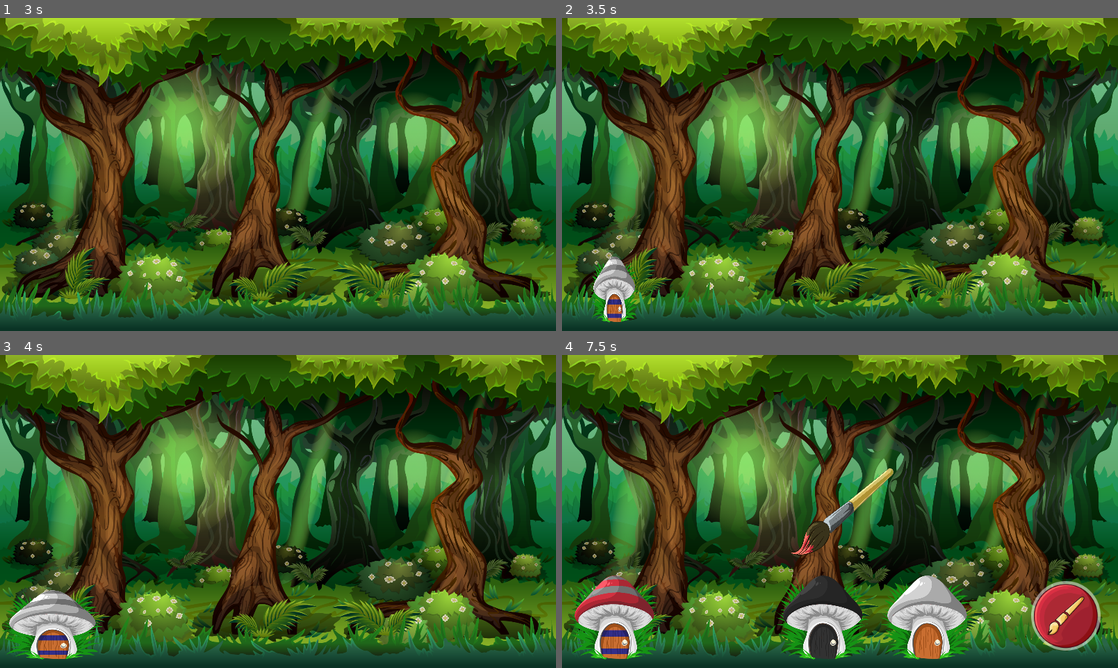
Above: before the commit, frames 1-4 (two rows, left to right).
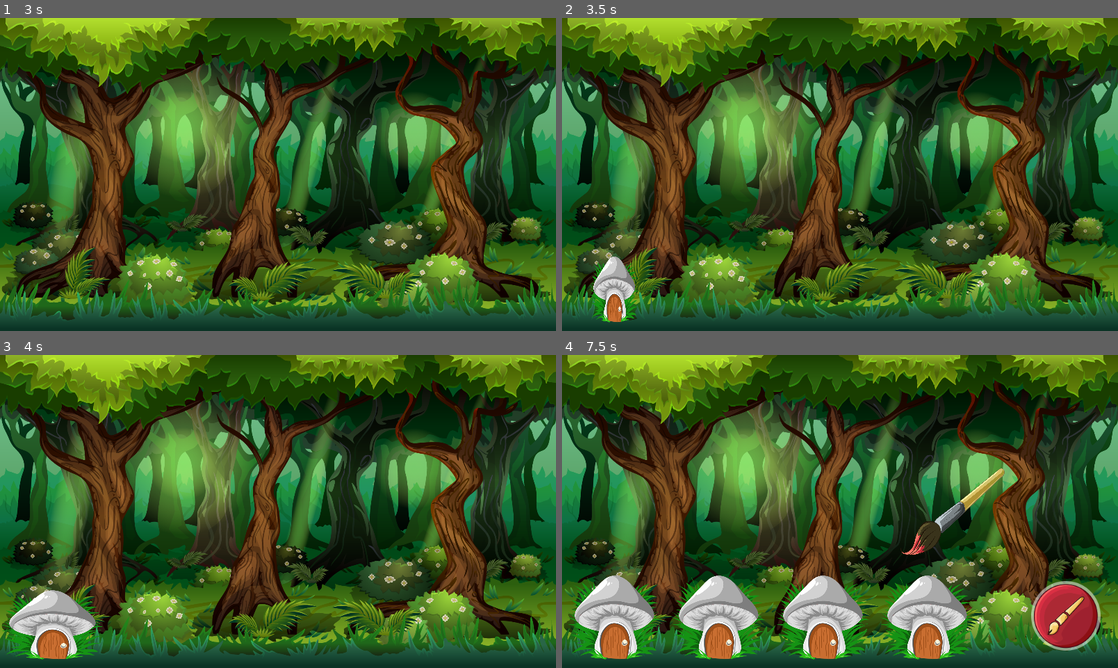
Above: after the commit, the same moments.

Repository: kosinaz/divergica
Game: Godot game, scene res://scenes/home.tscn
Same seed, same stepped clock (60 frames per second), same inputs: the game is played once before the commit and once after it.
Inputs (mouse positions are in pixels of both pictures, inside the frame that each line leads up to):
- Up to frame 1 (3 s): click (278, 265) at 0.5 s; click (278, 265) at 1.25 s; click (139, 102) at 2 s; tap Enter at 2.75 s
- Up to frame 2 (3.5 s): no input
- Up to frame 3 (4 s): no input
- Up to frame 4 (7.5 s): click (1067, 614) at 7.25 s

Frame 1 is identical in both runs. In frame 2, 0.2% of the frame differs, in the area x 6-13%, y 76-96%; in frame 3, 0.4%; in frame 4, 7.2%, in the area x 2-80%, y 36-98%.

Commit message:
add timed brush movement

Diff:
--- a/divergica/scenes/level1.gd
+++ b/divergica/scenes/level1.gd
@@ -13,37 +13,45 @@
 
 func _start_round():
 	$"PaintButton".show()
+	$"FollowTimer".start()
 	$"BrushAnimationPlayer".play("0to1")
-	current_mushroom = 0
+	current_mushroom = -1
 
 func _on_paint_button_pressed():
-	if current_mushroom > 3:
+	if $"FollowTimer".time_left < 0.5 or current_mushroom == -1:
+		$"Brush".get_node("Error").play()
 		return
 	var mushroom_name = $"Mushrooms".get_child(current_mushroom).name
 	if mushroom_name.begins_with("Black"):
 		$"Brush".get_node("Error").play()
-		current_mushroom += 1
 		return
 	$"Brush".get_child(notes[current_mushroom]).play()
 	if mushroom_name.begins_with("Striped"):
-		print($"Mushrooms".get_child(current_mushroom).get_node("AnimatedSprite").animation)
 		if $"Mushrooms".get_child(current_mushroom).get_node("AnimatedSprite").animation == "once":
-			print("yes")
 			$"Mushrooms".get_child(current_mushroom).get_node("AnimatedSprite").play("twice")
-			current_mushroom += 2
 		else:
 			$"Mushrooms".get_child(current_mushroom).get_node("AnimatedSprite").play("once")
 	if mushroom_name.begins_with("White"):
 		$"Mushrooms".get_child(current_mushroom).get_node("AnimatedSprite").play("painted")
-		current_mushroom += 1
-	print(current_mushroom)
 
-func _on_timer_timeout():
+func _on_lead_timer_timeout():
 	if current_mushroom > 3:
-		$"Timer".stop()
+		$"LeadTimer".stop()
 		_start_round()
 		return
 	if not $"Mushrooms".get_child(current_mushroom).name.begins_with("None"):
 		$"MushroomSounds".get_child(notes[current_mushroom]).play()
 		$"Mushrooms".get_child(current_mushroom).get_node("AnimationPlayer").play("default")
 	current_mushroom += 1
+
+func _on_follow_timer_timeout():
+	current_mushroom += 1
+	if current_mushroom == 0:
+		$"BrushAnimationPlayer".play("1to2")
+	if current_mushroom == 1:
+		$"BrushAnimationPlayer".play("2to3")
+	if current_mushroom == 2:
+		$"BrushAnimationPlayer".play("3to4")
+	if current_mushroom > 3:
+		$"FollowTimer".stop()
+		$"PaintButton".hide()
--- a/divergica/scenes/level1.tscn
+++ b/divergica/scenes/level1.tscn
@@ -13,10 +13,7 @@
 [ext_resource path="res://assets/e2.mp3" type="AudioStream" id=11]
 [ext_resource path="res://assets/d2.mp3" type="AudioStream" id=12]
 [ext_resource path="res://assets/f2.mp3" type="AudioStream" id=13]
-[ext_resource path="res://scenes/mushroom_black.tscn" type="PackedScene" id=14]
-[ext_resource path="res://scenes/mushroom_striped.tscn" type="PackedScene" id=15]
 [ext_resource path="res://assets/error.mp3" type="AudioStream" id=16]
-[ext_resource path="res://scenes/mushroom_none.tscn" type="PackedScene" id=17]
 
 [sub_resource type="Animation" id=7]
 resource_name = "0to1"
@@ -27,7 +24,7 @@
 tracks/0/imported = false
 tracks/0/enabled = true
 tracks/0/keys = {
-"times": PoolRealArray( 0, 0.4, 0.8 ),
+"times": PoolRealArray( 0, 0.5, 1 ),
 "transitions": PoolRealArray( 2, 0.5, 1 ),
 "update": 0,
 "values": [ 1152.0, 576.0, 192.0 ]
@@ -39,7 +36,7 @@
 tracks/1/imported = false
 tracks/1/enabled = true
 tracks/1/keys = {
-"times": PoolRealArray( 0, 0.4, 0.8 ),
+"times": PoolRealArray( 0, 0.5, 1 ),
 "transitions": PoolRealArray( 0.5, 2, 1 ),
 "update": 0,
 "values": [ 320.0, 288.0, 320.0 ]
@@ -54,7 +51,7 @@
 tracks/0/imported = false
 tracks/0/enabled = true
 tracks/0/keys = {
-"times": PoolRealArray( 0, 0.4, 0.8 ),
+"times": PoolRealArray( 0.4, 0.7, 1 ),
 "transitions": PoolRealArray( 2, 0.5, 1 ),
 "update": 0,
 "values": [ 192.0, 288.0, 384.0 ]
@@ -66,7 +63,7 @@
 tracks/1/imported = false
 tracks/1/enabled = true
 tracks/1/keys = {
-"times": PoolRealArray( 0, 0.4, 0.8 ),
+"times": PoolRealArray( 0.4, 0.7, 1 ),
 "transitions": PoolRealArray( 0.5, 2, 1 ),
 "update": 0,
 "values": [ 320.0, 288.0, 320.0 ]
@@ -81,7 +78,7 @@
 tracks/0/imported = false
 tracks/0/enabled = true
 tracks/0/keys = {
-"times": PoolRealArray( 0, 0.4, 0.8 ),
+"times": PoolRealArray( 0, 0.3, 0.6 ),
 "transitions": PoolRealArray( 2, 0.5, 1 ),
 "update": 0,
 "values": [ 192.0, 384.0, 576.0 ]
@@ -93,7 +90,7 @@
 tracks/1/imported = false
 tracks/1/enabled = true
 tracks/1/keys = {
-"times": PoolRealArray( 0, 0.4, 0.8 ),
+"times": PoolRealArray( 0, 0.3, 0.6 ),
 "transitions": PoolRealArray( 0.5, 2, 1 ),
 "update": 0,
 "values": [ 320.0, 288.0, 320.0 ]
@@ -108,7 +105,7 @@
 tracks/0/imported = false
 tracks/0/enabled = true
 tracks/0/keys = {
-"times": PoolRealArray( 0, 0.4, 0.8 ),
+"times": PoolRealArray( 0.4, 0.7, 1 ),
 "transitions": PoolRealArray( 2, 0.5, 1 ),
 "update": 0,
 "values": [ 384.0, 480.0, 576.0 ]
@@ -120,7 +117,7 @@
 tracks/1/imported = false
 tracks/1/enabled = true
 tracks/1/keys = {
-"times": PoolRealArray( 0, 0.4, 0.8 ),
+"times": PoolRealArray( 0.4, 0.7, 1 ),
 "transitions": PoolRealArray( 0.5, 2, 1 ),
 "update": 0,
 "values": [ 320.0, 288.0, 320.0 ]
@@ -162,7 +159,7 @@
 tracks/0/imported = false
 tracks/0/enabled = true
 tracks/0/keys = {
-"times": PoolRealArray( 0, 0.4, 0.8 ),
+"times": PoolRealArray( 0.4, 0.7, 1 ),
 "transitions": PoolRealArray( 2, 0.5, 1 ),
 "update": 0,
 "values": [ 576.0, 672.0, 768.0 ]
@@ -174,7 +171,7 @@
 tracks/1/imported = false
 tracks/1/enabled = true
 tracks/1/keys = {
-"times": PoolRealArray( 0, 0.4, 0.8 ),
+"times": PoolRealArray( 0.4, 0.7, 1 ),
 "transitions": PoolRealArray( 0.5, 2, 1 ),
 "update": 0,
 "values": [ 320.0, 288.0, 320.0 ]
@@ -242,15 +239,16 @@
 
 [node name="Mushrooms" type="Node" parent="."]
 
-[node name="Striped" parent="Mushrooms" instance=ExtResource( 15 )]
+[node name="White" parent="Mushrooms" instance=ExtResource( 3 )]
 position = Vector2( 96, 560 )
 
-[node name="None" parent="Mushrooms" instance=ExtResource( 17 )]
-
-[node name="Black" parent="Mushrooms" instance=ExtResource( 14 )]
+[node name="White2" parent="Mushrooms" instance=ExtResource( 3 )]
+position = Vector2( 288, 560 )
+
+[node name="White3" parent="Mushrooms" instance=ExtResource( 3 )]
 position = Vector2( 480, 560 )
 
-[node name="White" parent="Mushrooms" instance=ExtResource( 3 )]
+[node name="White4" parent="Mushrooms" instance=ExtResource( 3 )]
 position = Vector2( 672, 560 )
 
 [node name="BrushAnimationPlayer" type="AnimationPlayer" parent="."]
@@ -301,8 +299,11 @@
 margin_bottom = 544.0
 texture_normal = ExtResource( 4 )
 
-[node name="Timer" type="Timer" parent="."]
+[node name="LeadTimer" type="Timer" parent="."]
 autostart = true
 
+[node name="FollowTimer" type="Timer" parent="."]
+
 [connection signal="pressed" from="PaintButton" to="." method="_on_paint_button_pressed"]
-[connection signal="timeout" from="Timer" to="." method="_on_timer_timeout"]
+[connection signal="timeout" from="LeadTimer" to="." method="_on_lead_timer_timeout"]
+[connection signal="timeout" from="FollowTimer" to="." method="_on_follow_timer_timeout"]
Not shown: 1 places in divergica/scenes/level1.tscn that only renumber resources
